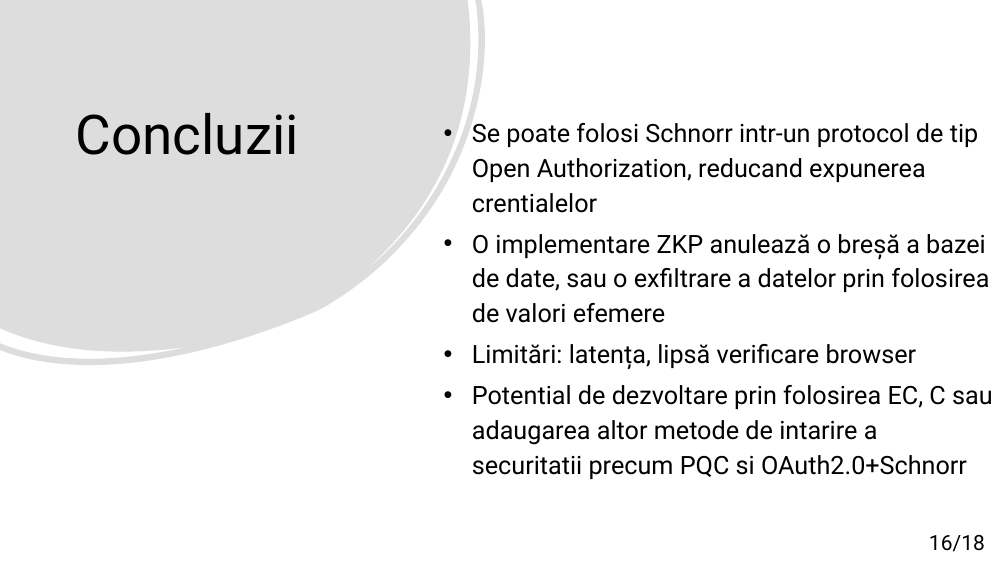
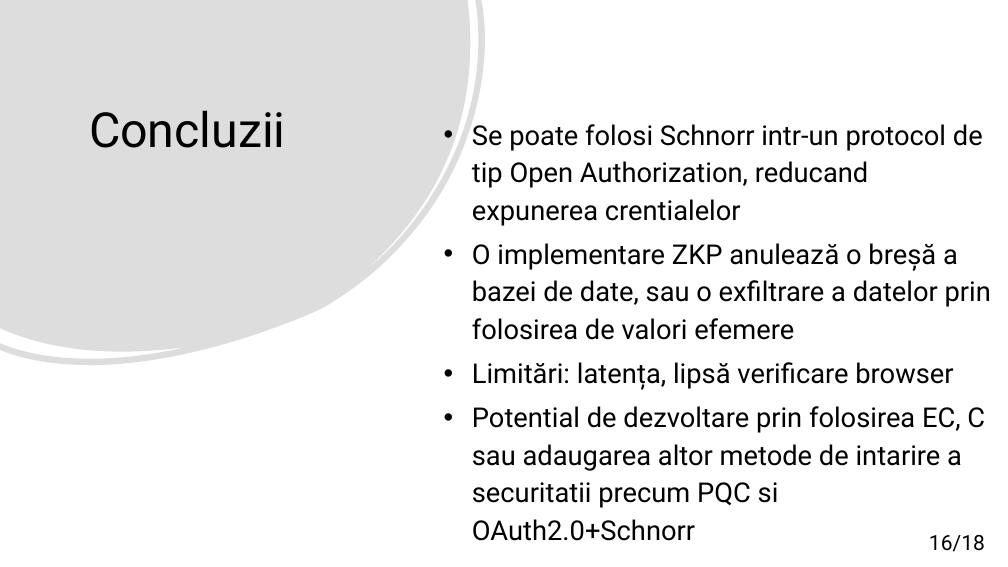
Before and after one commit to matei-rares-a/acas, a slide deck: slide 16 of docs/prezentare/current_draft/disertatie_matei_rares_prezentare_main.pptx. Drawn at 1008x567 pixels with LibreOffice and Linux fonts; fonts in the diff are those of the drawing. Boxes give left, top, right and bottom in pixels: in the first picture for what was removed or moved away, otherwise in the second. Text is boxed around its words. In the diff, an @@ line names an element or a change of style, - is before the commit and + after.

```diff
--- a/docs/prezentare/current_draft/disertatie_matei_rares_prezentare_main.pptx
+++ b/docs/prezentare/current_draft/disertatie_matei_rares_prezentare_main.pptx
@@ title "Concluzii" at bbox=[89, 110, 286, 148]: size 52.2 to 46 pt @@
@@ text "Se poate folosi Schnorr intr-un ..." at bbox=[472, 124, 991, 541]: size 24 to 26 pt @@
```
Also in this commit, not shown: 16 other slides changed, 11 other files.
